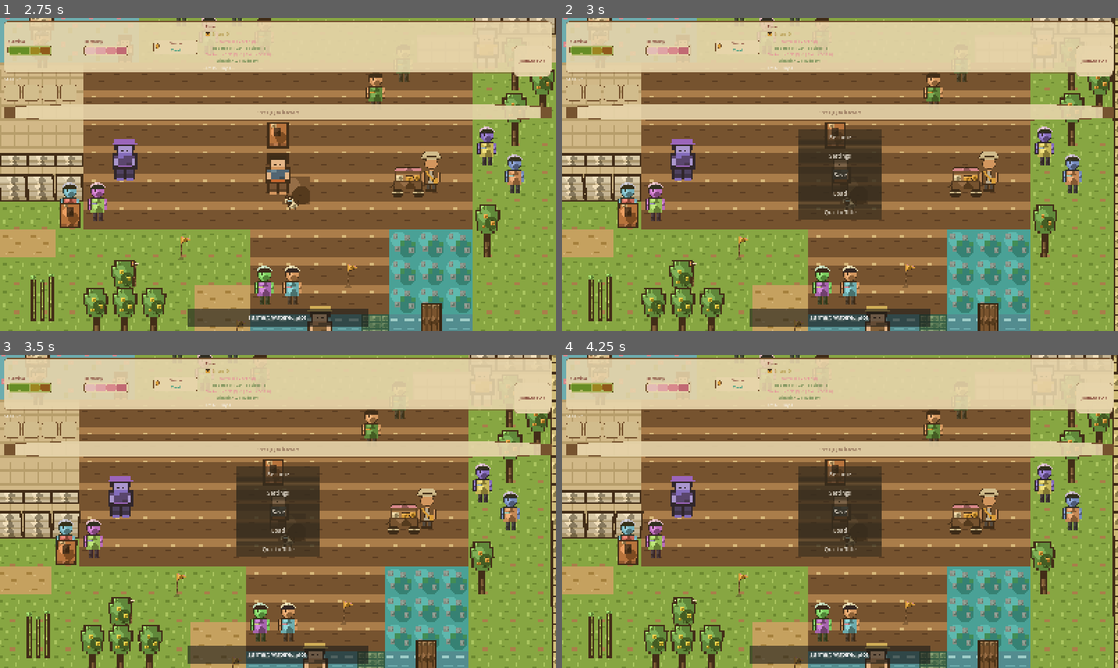
Above: before the commit, frames 1-4 (two rows, left to right).
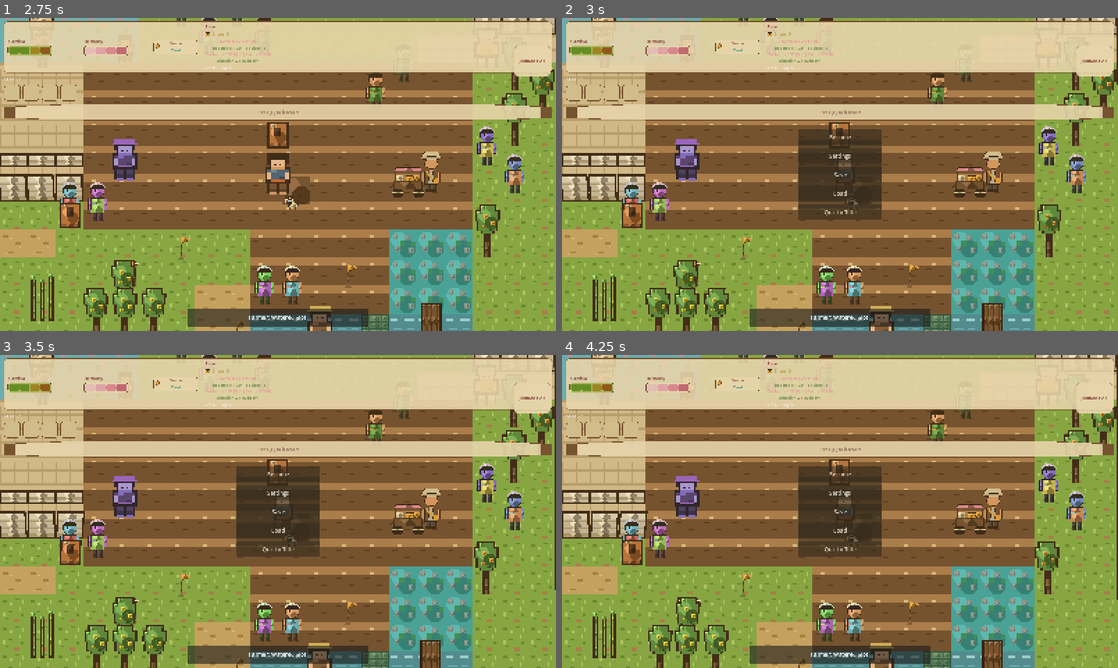
Above: after the commit, the same moments.

Repository: GRITui/slowlife-simulator
Game: Godot game, scene res://scenes/core/World.tscn
The game is run twice, just before and just after one commit, with the same random seed, the same clock (stepped at 60 frames per second) and the same inputs.
Inputs (mouse positions are in pixels of both pictures, inside the frame that each line leads up to):
- Up to frame 1 (2.75 s): click "New Game" at 0.5 s; tap E (interact) at 1.25, 2 s; drag from (533, 61) to (38, 21) at 1.27 s; drag from (166, 190) to (489, 49) at 2.02 s
- Up to frame 2 (3 s): tap E (interact) at 2.75 s; move the mouse to (895, 105) at 2.77 s; hold Right (move_right) from 2.78 s (still down); tap P at 2.85 s
- Up to frame 3 (3.5 s): keep holding Right (move_right)
- Up to frame 4 (4.25 s): release Right (move_right) at 3.5 s; tap E (interact) at 3.5 s; drag from (812, 574) to (600, 358) at 3.52 s

Frame 1 is identical in both runs. In frame 2, 18% of the frame differs, in the area x 0-100%, y 0-100%; in frame 3, 18%; in frame 4, 18%.

Commit message:
fix(camera): clamp Camera2D to map bounds
Player.gd already clamps the player's own position to the map's
(0,0)-(960,768) bounds, but Camera2D had no limit_left/top/right/bottom
set, so it could pan past the map edge and show Godot's raw unrendered
background instead of stopping cleanly. Found during a manual
playthrough (headless tests can't catch this — it's a purely visual
camera/viewport issue). Full gate stays green (382 checks).

Co-Authored-By: Claude Sonnet 5 <noreply@anthropic.com>
Claude-Session: https://claude.ai/code/session_01A9bTU9GFWgBfXEPTfdesaz

Diff:
--- a/scenes/entities/Player.tscn
+++ b/scenes/entities/Player.tscn
@@ -131,3 +131,7 @@
 position_smoothing_enabled = false
 drag_horizontal_enabled = false
 drag_vertical_enabled = false
+limit_left = 0
+limit_top = 0
+limit_right = 960
+limit_bottom = 768
